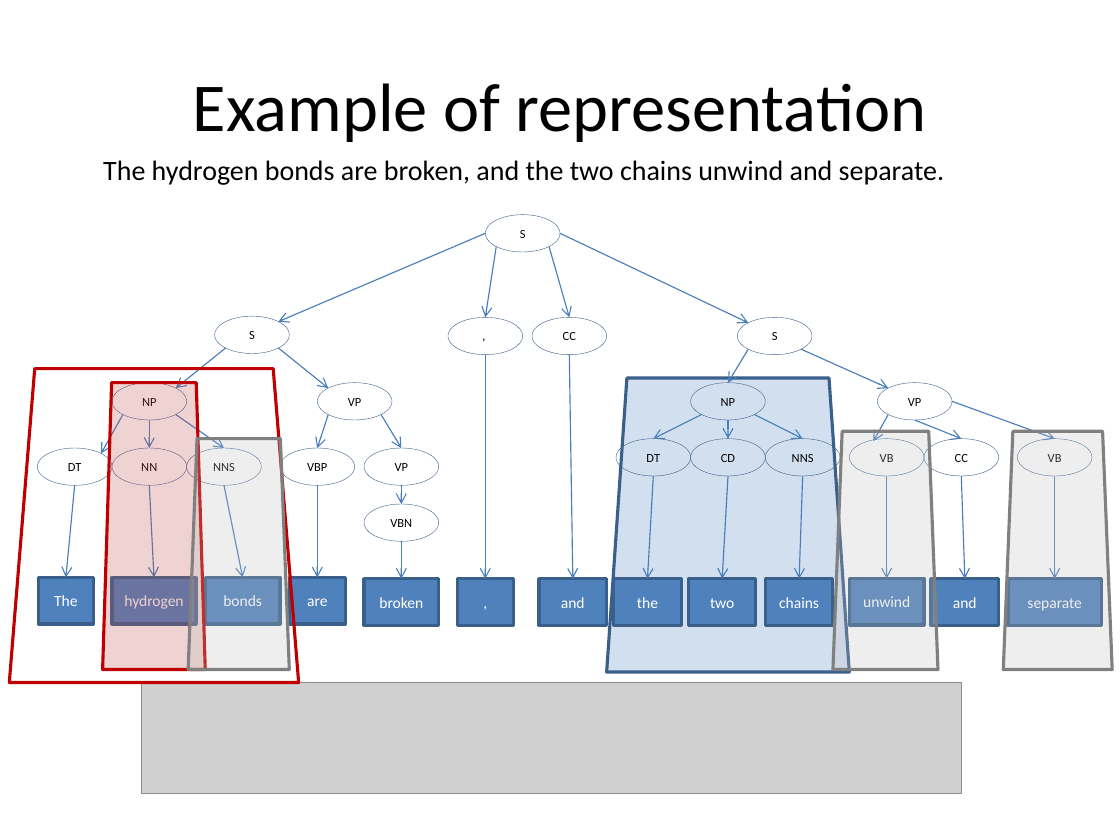
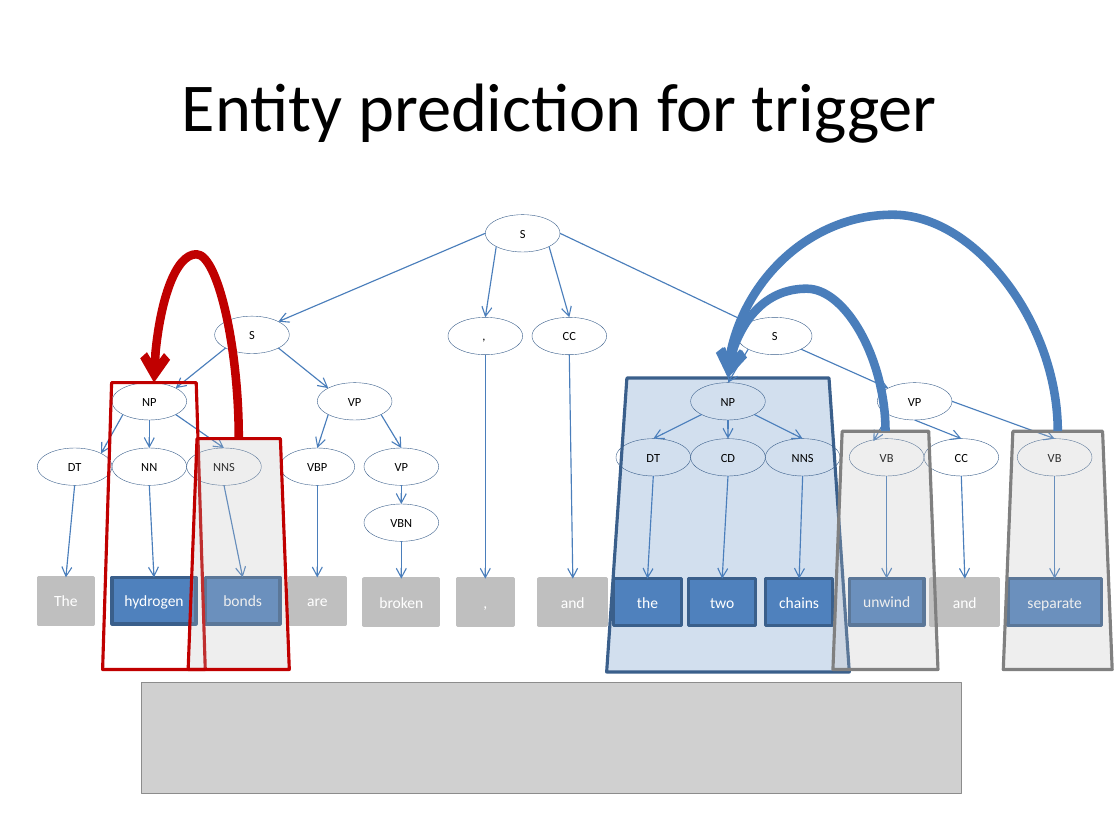
Before and after one commit to ajutscaria/CS224U, a slide deck: slide 11 of Presentation/Anubhai Philip Scaria.pptx (slide 16 before the commit). Drawn at 1120x840 pixels with LibreOffice and Linux fonts; fonts in the diff are those of the drawing; grey boxes stand for pictures. Boxes give left, top, right and bottom in pixels: in the first picture for what was removed or moved away, otherwise in the second. Text is boxed around its words. In the diff, an @@ line names an element or a change of style, - is before the commit and + after.

```diff
--- a/Presentation/Anubhai Philip Scaria.pptx
+++ b/Presentation/Anubhai Philip Scaria.pptx
@@ title at box(182, 83, 937, 143): text changed @@
-Example of representation
+Entity prediction for trigger
@@ text removed at box(103, 160, 944, 185) @@
-The hydrogen bonds are broken, and the two chains unwind and separate.
@@ curved arrow added from (1057, 431) to (728, 379), #4B7EBC 5.5 pt @@
@@ curved arrow added from (239, 439) to (155, 383), #C00000 5.5 pt @@
@@ curved arrow added from (886, 431) to (728, 379), #4B7EBC 5.5 pt @@
@@ trapezoid removed at box(9, 368, 298, 682) @@
@@ trapezoid at box(103, 383, 206, 670): fill #C0504D at 25% opacity to none @@
@@ trapezoid at box(188, 439, 289, 670): outline #808080 2 pt to #C00000 2 pt @@
@@ fill #4F81BD to #BFBFBF; outline #3A5F8C 2 pt to #BFBFBF 2 pt in 6 elements at box(38, 578, 93, 625), box(289, 578, 345, 625), box(364, 579, 439, 626), box(539, 579, 606, 626), box(931, 579, 998, 626), box(457, 579, 513, 626) @@
```
Also in this commit, not shown: 8 other slides changed, 12 slides added, 8 slides removed, 1 other file.
